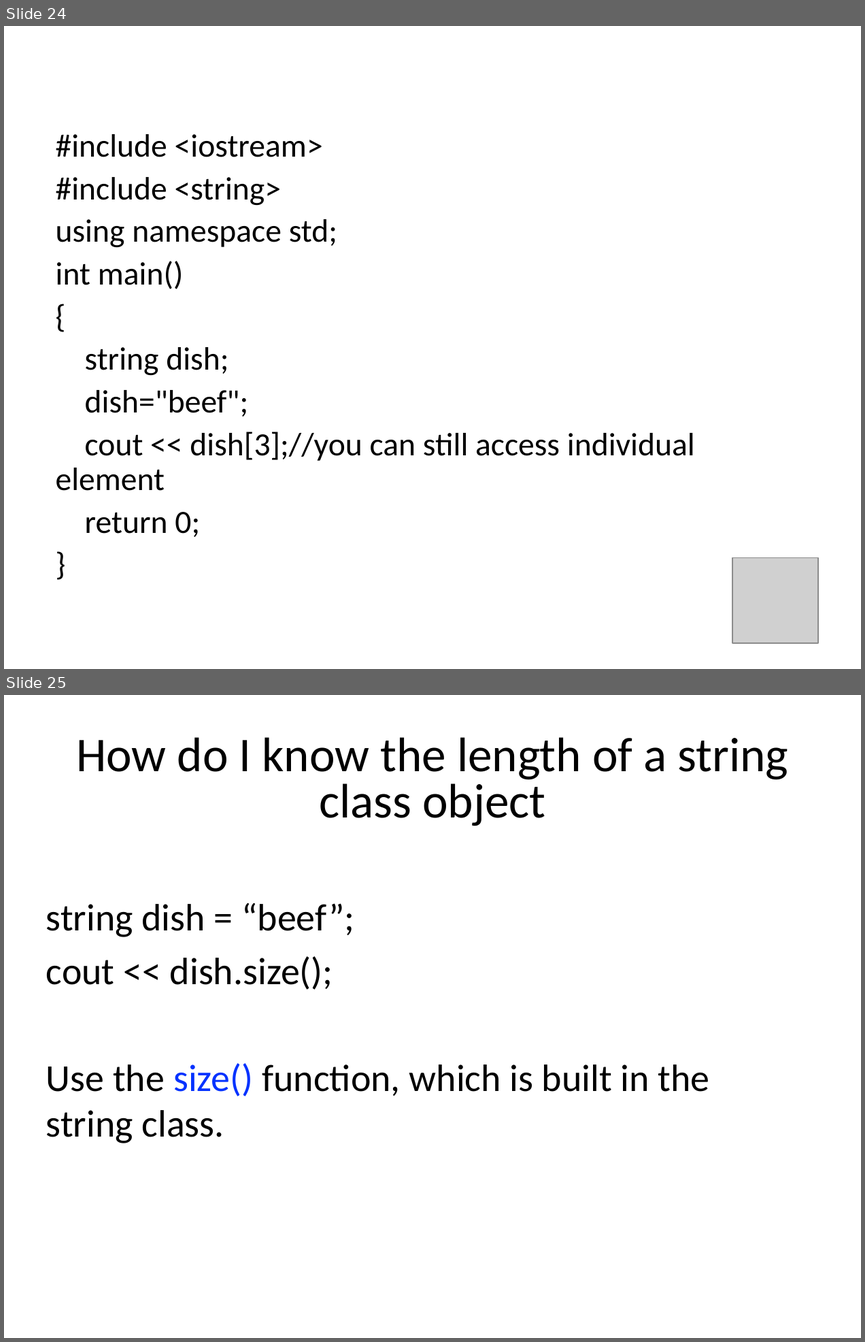
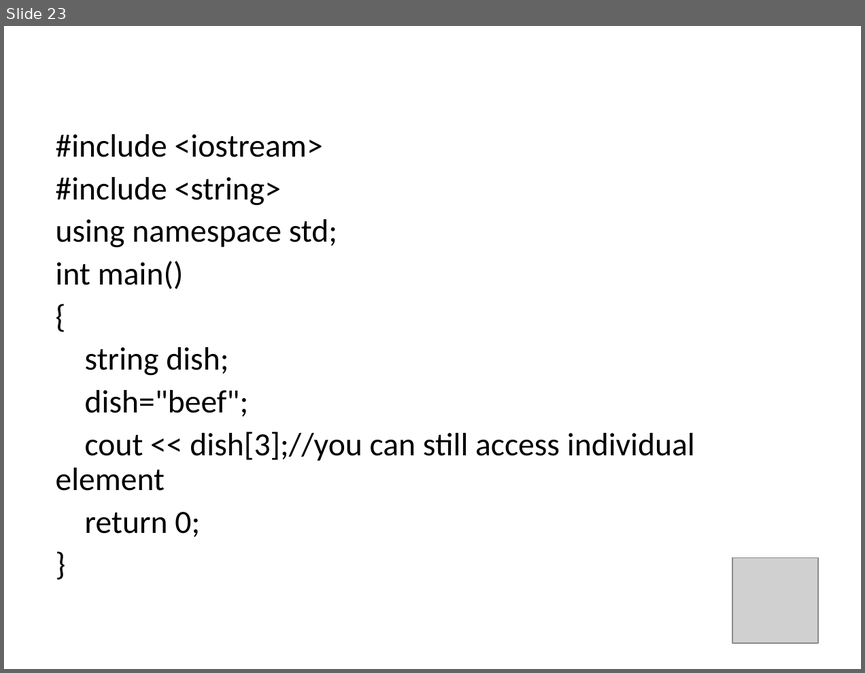
Before and after one commit to bwkeller/Computational_Physics, a slide deck: Slides/03_Arrays_Strings.odp. Shown one above the other, each under a label of ours: slides 24 and 25 before the commit, slide 23 after it. The pictures are 865x1342 and 865x673 pixels, drawn with LibreOffice and Linux fonts; fonts in the diff are those of the drawing; grey boxes stand for pictures. Boxes give left, top, right and bottom in pixels: in the first picture for what was removed or moved away, otherwise in the second. Text is boxed around its words. In the diff, an @@ line names an element or a change of style, - is before the commit and + after.

```diff
--- a/Slides/03_Arrays_Strings.odp
+++ b/Slides/03_Arrays_Strings.odp
@@ slide 25 removed at box(4, 695, 861, 1338), background #FFFFFF @@
@@ title removed at box(76, 737, 789, 826) @@
-How do I know the length of a string class object
@@ text removed at box(46, 902, 710, 1143) @@
-string dish = “beef”;
-cout << dish.size();
-Use the size() function, which is built in the string class.
@@ what was slide 24 is now slide 23 @@
```
Also in this commit, not shown: 3 slides changed, 8 other slides removed, 3 other files.
